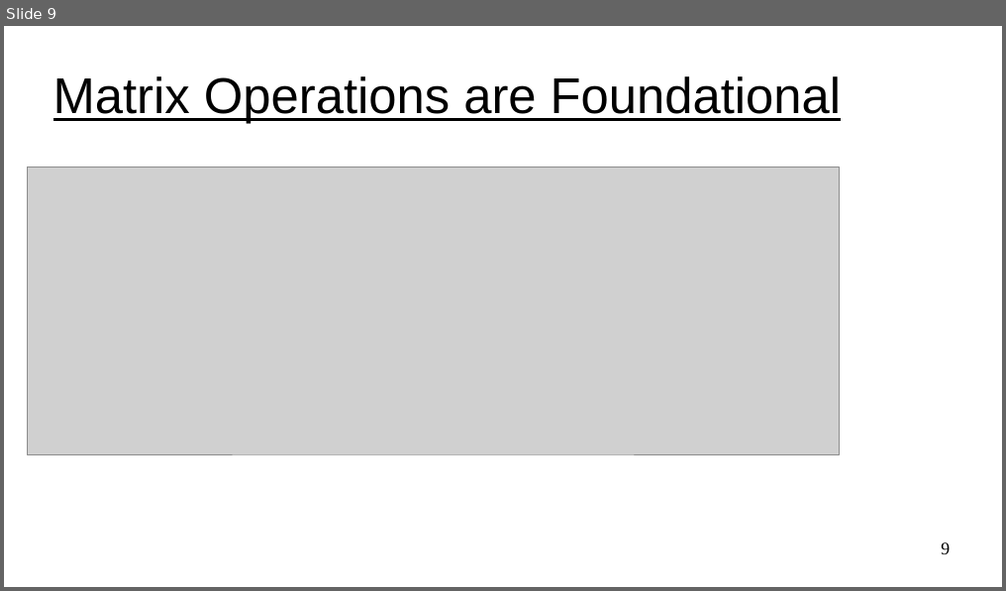
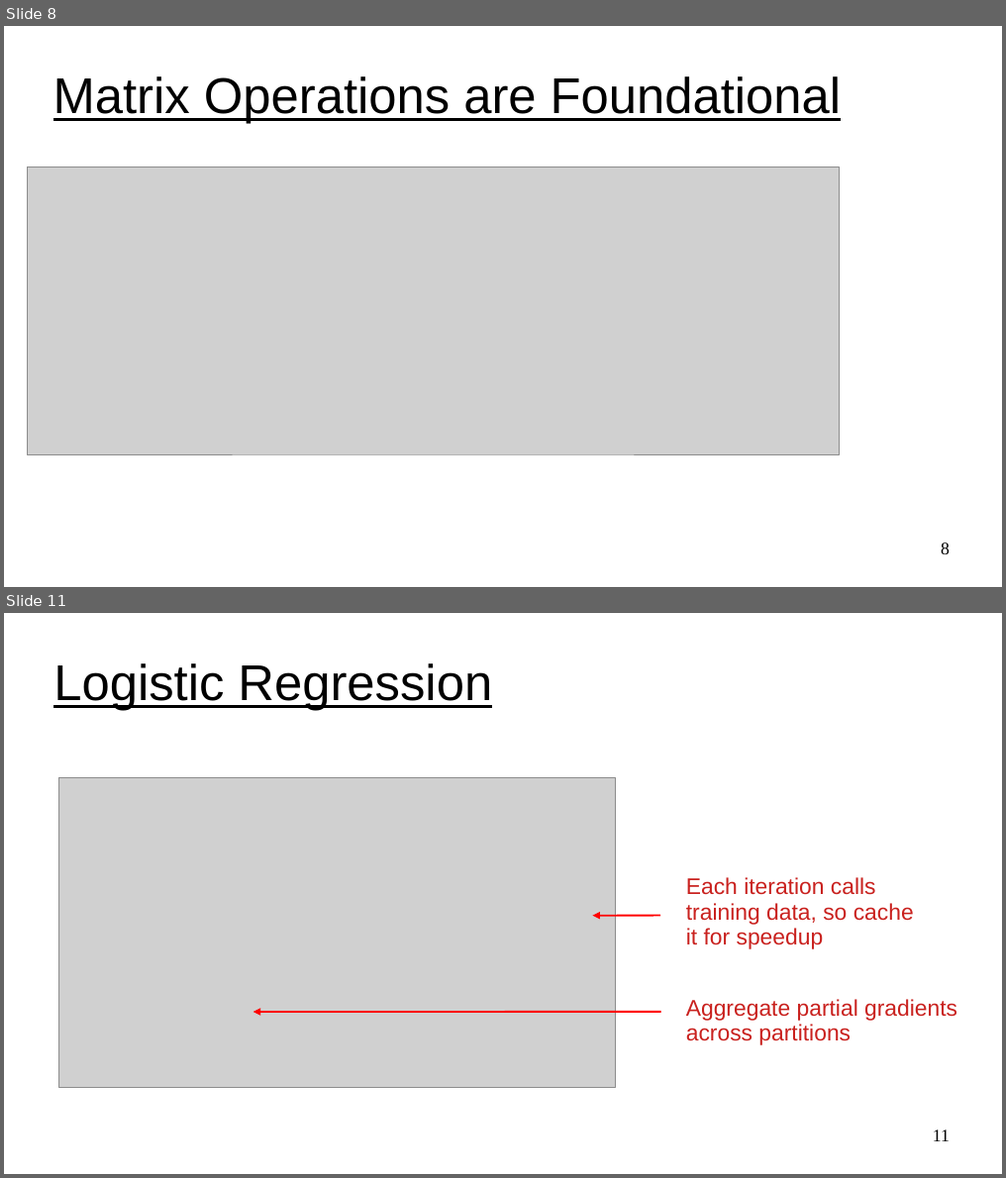
Before and after one commit to UVADS/distributed_computing, a slide deck: 04_mllib_intro_and_supervised_learning/mllib_method_summary.ppt. Shown one above the other, each under a label of ours: slide 9 before the commit, slides 8 and 11 after it; the slides between them are not shown. The pictures are 1006x591 and 1006x1178 pixels, drawn with LibreOffice and Linux fonts; fonts in the diff are those of the drawing; grey boxes stand for pictures. Boxes give left, top, right and bottom in pixels: in the first picture for what was removed or moved away, otherwise in the second. Text is boxed around its words. In the diff, an @@ line names an element or a change of style, - is before the commit and + after.

```diff
--- a/04_mllib_intro_and_supervised_learning/mllib_method_summary.ppt
+++ b/04_mllib_intro_and_supervised_learning/mllib_method_summary.ppt
@@ slide 11 added at [4, 613, 1002, 1174], background #FFFFFF @@
@@ title added at [54, 663, 492, 711], 40 pt, text #000000, underline @@
+Logistic Regression
@@ picture added at [59, 777, 615, 1088] @@
@@ text added at [686, 877, 914, 950], 18 pt, text #C9211E @@
+Each iteration calls training data, so cache it for speedup
@@ arrow added from (660, 916) to (593, 916), #FF0000 1.45 pt @@
@@ arrow added from (661, 1012) to (253, 1012), #FF0000 1.45 pt @@
@@ text added at [686, 999, 957, 1046], 18 pt, text #C9211E @@
+Aggregate partial gradients across partitions
@@ page number added at [933, 1130, 949, 1142], 14 pt, text #000000 @@
+11
@@ what was slide 9 is now slide 8 @@
@@ page number at [941, 543, 949, 555]: text changed @@
-9
+8
```
Also in this commit, not shown: 1 slide changed, 2 other slides added, 1 slide removed, 2 other files.
